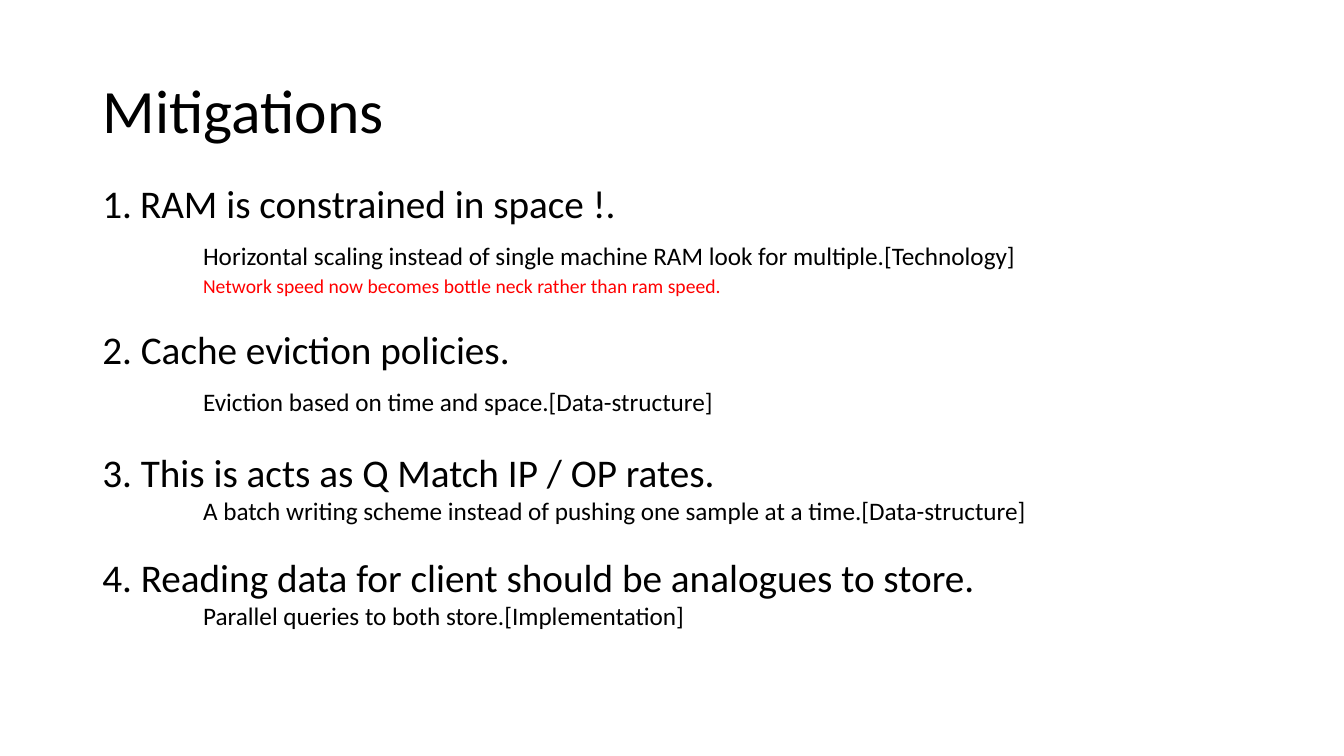
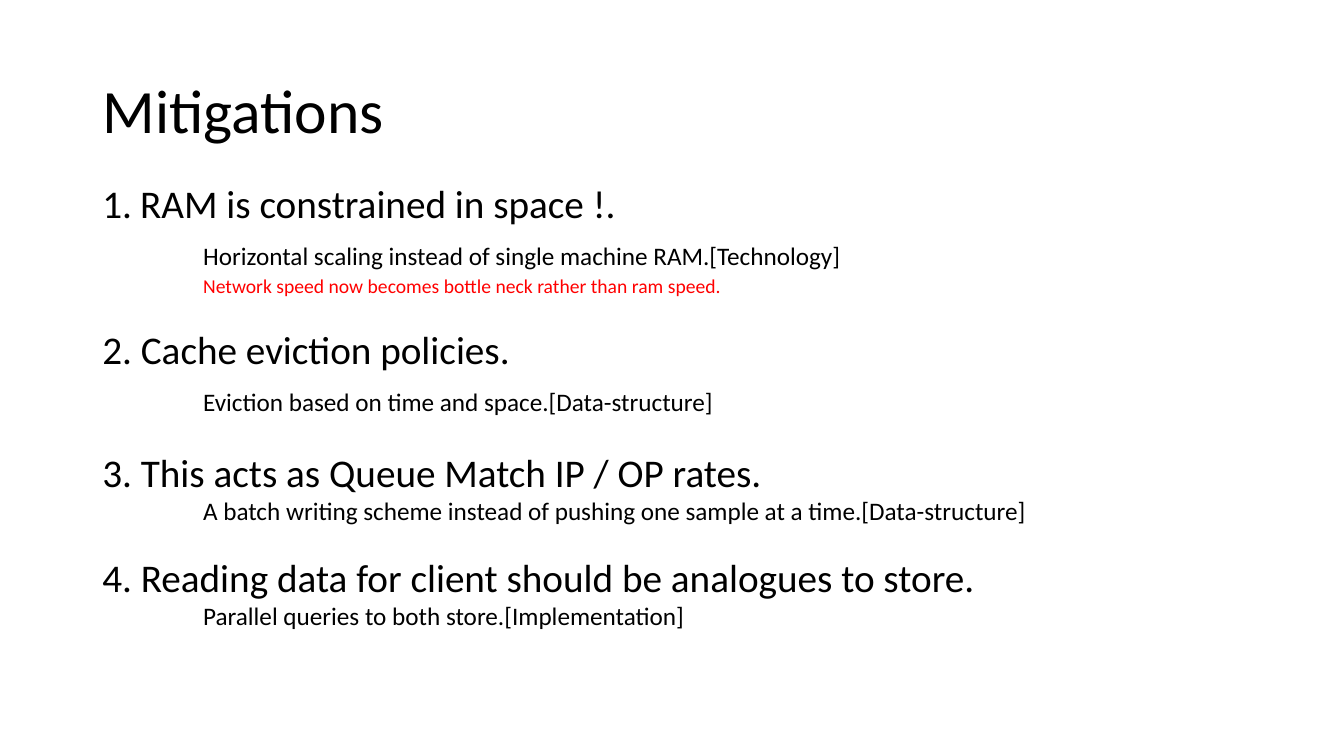
Before and after one commit to LRagji/redis-lsm-timeseries, a slide deck: slide 3 of docs/concept.pptx. Drawn at 1344x756 pixels with LibreOffice and Linux fonts; fonts in the diff are those of the drawing. Boxes give left, top, right and bottom in pixels: in the first picture for what was removed or moved away, otherwise in the second. Text is boxed around its words. In the diff, an @@ line names an element or a change of style, - is before the commit and + after.

```diff
--- a/docs/concept.pptx
+++ b/docs/concept.pptx
@@ text at [203, 246, 840, 270]: text changed @@
-Horizontal scaling instead of single machine RAM look for multiple.[Technology]
+Horizontal scaling instead of single machine RAM.[Technology]
@@ text at [102, 459, 762, 493]: text changed @@
-3. This is acts as Q Match IP / OP rates.
+3. This acts as Queue Match IP / OP rates.
```
Also in this commit, not shown: 3 other slides changed, 1 other file.
